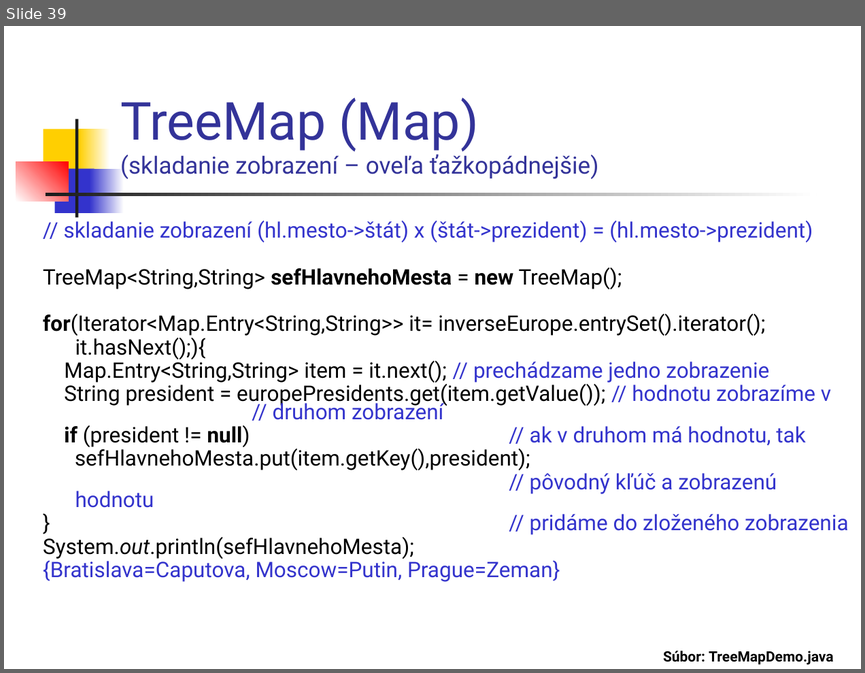
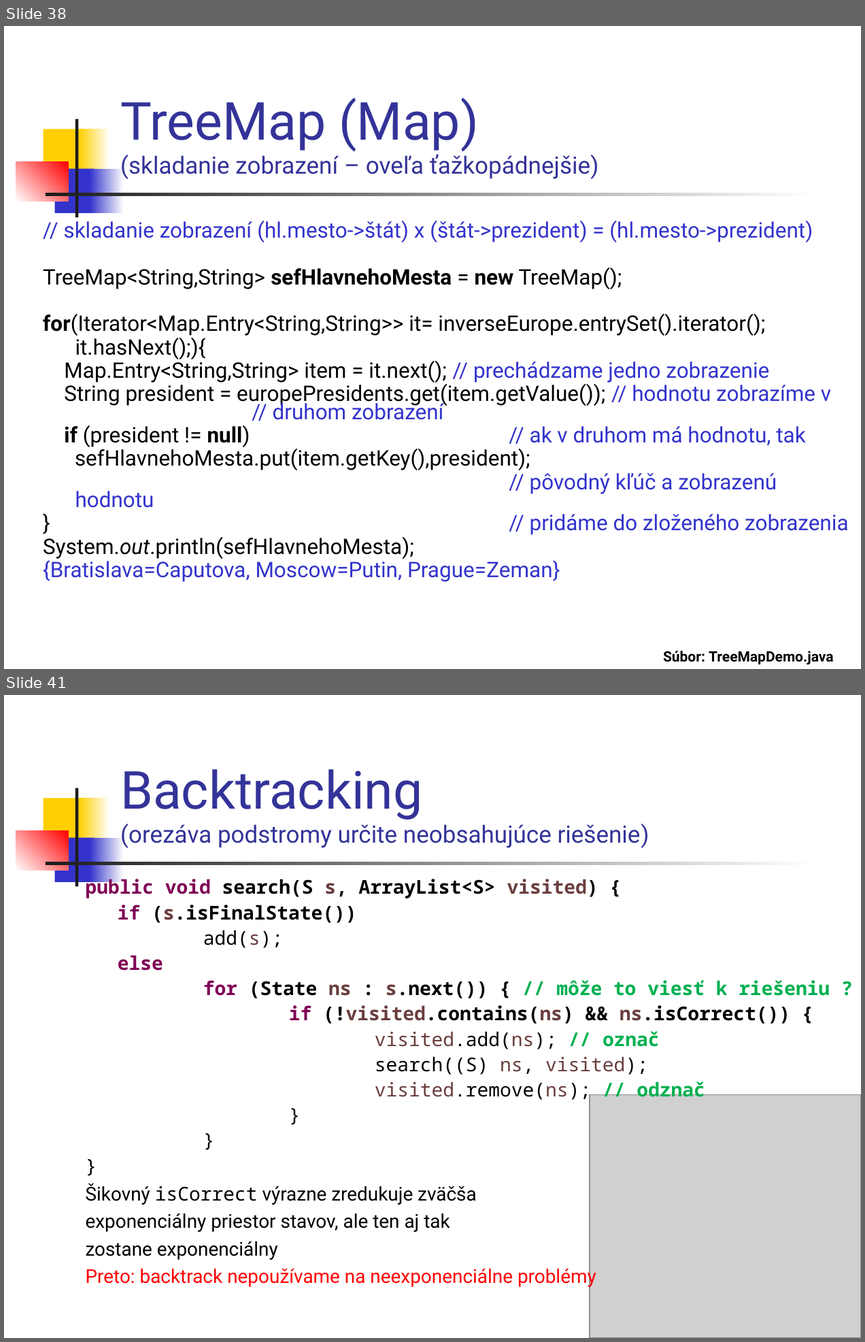
Before and after one commit to Programovanie4/Prednasky, a slide deck: 06/06_java.ppt. Shown one above the other, each under a label of ours: slide 39 before the commit, slides 38 and 41 after it; the slides between them are not shown. The pictures are 865x673 and 865x1342 pixels, drawn with LibreOffice and Linux fonts; fonts in the diff are those of the drawing; grey boxes stand for pictures. Boxes give left, top, right and bottom in pixels: in the first picture for what was removed or moved away, otherwise in the second. Text is boxed around its words. In the diff, an @@ line names an element or a change of style, - is before the commit and + after.

```diff
--- a/06/06_java.ppt
+++ b/06/06_java.ppt
@@ slide 41 added at (x1=4, y1=695, x2=861, y2=1338), background #FFFFFF; not listed: 7 template elements that a slide beside it also shows @@
@@ title added at (x1=120, y1=769, x2=649, y2=848), 20 pt, text #333399 @@
+Backtracking
+(orezáva podstromy určite neobsahujúce riešenie)
@@ text added at (x1=86, y1=876, x2=830, y2=1288), 16 pt, text #000000 @@
+public void search(S s, ArrayList<S> visited) {
+if (s.isFinalState())
+add(s);
+else
+for (State ns : s.next()) { // môže to viesť k riešeniu ?
+if (!visited.contains(ns) && ns.isCorrect()) {
+visited.add(ns); // označ
+search((S) ns, visited);
+visited.remove(ns); // odznač
+}
+}
+}
+Šikovný isCorrect výrazne zredukuje zväčša
+exponenciálny priestor stavov, ale ten aj tak
+zostane exponenciálny
+Preto: backtrack nepoužívame na neexponenciálne problémy
@@ picture added at (x1=589, y1=1094, x2=861, y2=1338) @@
@@ what was slide 39 is now slide 38 @@
```
Also in this commit, not shown: 10 slides changed, 3 other slides added, 2 slides removed, 3 other files.
